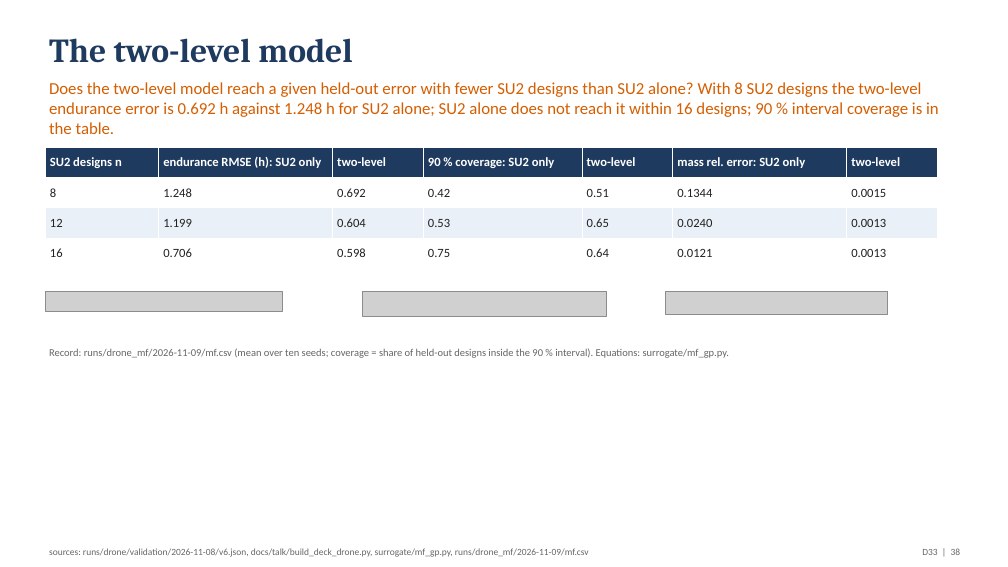
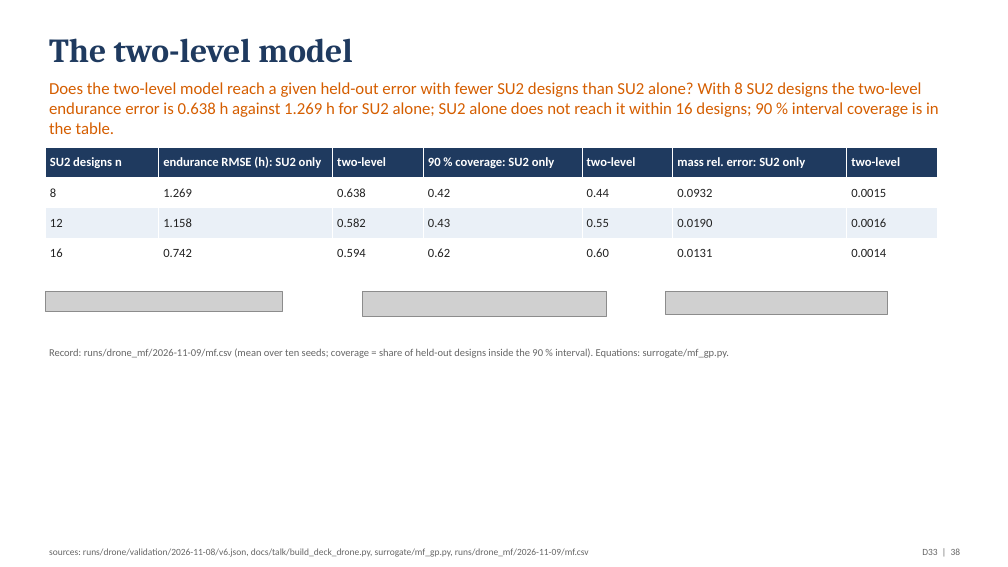
Before and after one commit to emarinhoss/ai-engineering, a slide deck: slide 38 of docs/talk/deck_drone.pptx. Drawn at 1008x567 pixels with LibreOffice and Linux fonts; fonts in the diff are those of the drawing; grey boxes stand for pictures. Boxes give left, top, right and bottom in pixels: in the first picture for what was removed or moved away, otherwise in the second. Text is boxed around its words. In the diff, an @@ line names an element or a change of style, - is before the commit and + after.

```diff
--- a/docs/talk/deck_drone.pptx
+++ b/docs/talk/deck_drone.pptx
@@ text at (x1=49, y1=82, x2=939, y2=134): text changed @@
-Does the two-level model reach a given held-out error with fewer SU2 designs than SU2 alone? With 8 SU2 designs the two-level endurance error is 0.692 h against 1.248 h for SU2 alone; SU2 alone does not reach it within 16 designs; 90 % interval coverage is in the table.
+Does the two-level model reach a given held-out error with fewer SU2 designs than SU2 alone? With 8 SU2 designs the two-level endurance error is 0.638 h against 1.269 h for SU2 alone; SU2 alone does not reach it within 16 designs; 90 % interval coverage is in the table.
@@ table at (x1=45, y1=147, x2=938, y2=268) @@
-row 2: 8 | 1.248 | 0.692 | 0.42 | 0.51 | 0.1344 | 0.0015
+row 2: 8 | 1.269 | 0.638 | 0.42 | 0.44 | 0.0932 | 0.0015
-row 3: 12 | 1.199 | 0.604 | 0.53 | 0.65 | 0.0240 | 0.0013
+row 3: 12 | 1.158 | 0.582 | 0.43 | 0.55 | 0.0190 | 0.0016
-row 4: 16 | 0.706 | 0.598 | 0.75 | 0.64 | 0.0121 | 0.0013
+row 4: 16 | 0.742 | 0.594 | 0.62 | 0.60 | 0.0131 | 0.0014
```
Also in this commit, not shown: 8 other slides changed, 5 other files.
